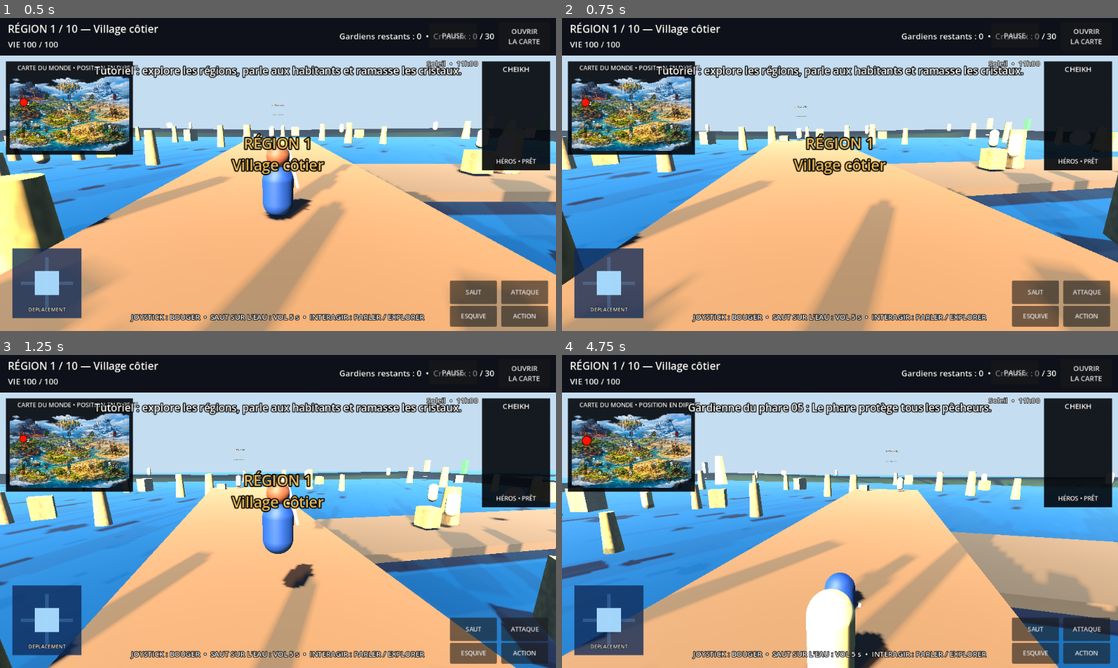
Above: before the commit, frames 1-4 (two rows, left to right).
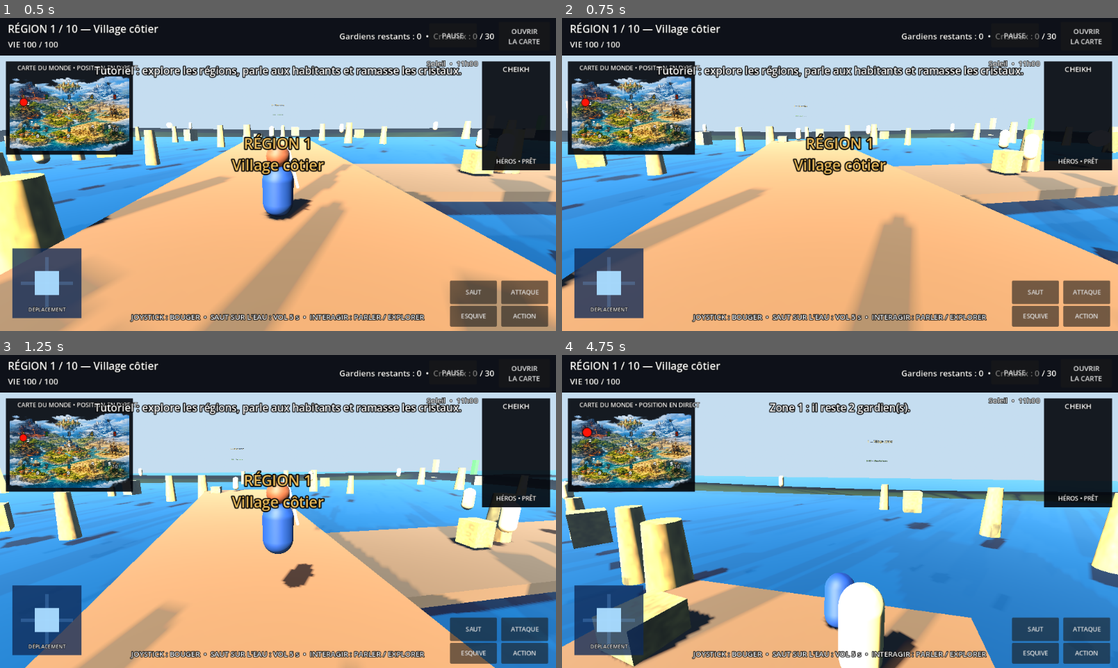
Above: after the commit, the same moments.

Repository: Chasmet/Zelda-like
Game: Godot game, scene res://scenes/main.tscn
Two runs of this game, one before a commit and one after it. Both use one fixed random seed, a clock stepped at 60 frames per second and the inputs below.
Inputs (mouse positions are in pixels of both pictures, inside the frame that each line leads up to):
- Up to frame 1 (0.5 s): no input
- Up to frame 2 (0.75 s): tap Enter at 0.5 s; move the mouse to (867, 174) at 0.52 s; hold W (move_forward) from 0.53 s (still down); hold Shift (dodge) from 0.53 s (still down); click (867, 174) at 0.67 s
- Up to frame 3 (1.25 s): keep holding W (move_forward); keep holding Shift (dodge); tap Space (jump) at 0.77 s
- Up to frame 4 (4.75 s): keep holding W (move_forward); move the mouse to (812, 511) at 1.27 s; release Shift (dodge) at 1.28 s; tap F (attack) at 1.35 s; tap Space (jump) at 1.52, 3.02, 3.77, 4.52 s; tap Shift (dodge) at 1.55, 3.05, 3.8, 4.55 s; move the mouse to (851, 505) at 2.02 s; hold Shift (dodge) 2.03-2.78 s; move the mouse to (834, 517) at 2.77 s; tap E (interact) at 2.85 s; click (834, 517) at 2.92 s; move the mouse to (878, 514) at 3.52 s; hold Ctrl (sprint) 3.53-4.28 s; move the mouse to (795, 508) at 4.27 s; tap Z at 4.35 s

Frame 1 is identical in both runs. In frame 2, 16% of the frame differs, in the area x 0-100%, y 26-100%; in frame 3, 22%; in frame 4, 41%, in the area x 0-100%, y 15-100%.

Commit message:
Préserve l'impulsion d'esquive après le relâchement du joystick

Diff:
--- a/scripts/player_water_flight.gd
+++ b/scripts/player_water_flight.gd
@@ -71,10 +71,14 @@
 
 
 func set_virtual_move(value: Vector2) -> void:
+	var was_moving: bool = virtual_move.length() > 0.08
 	super.set_virtual_move(value)
-	# Sur mobile, relâcher le joystick doit arrêter immédiatement l'impulsion
-	# horizontale. Cela évite la glissade résiduelle sur les grands terrains.
-	if virtual_move.length() <= 0.08:
+	var released_joystick: bool = was_moving and virtual_move.length() <= 0.08
+
+	# L'arrêt immédiat ne s'applique qu'au vrai passage « doigt en mouvement »
+	# vers « doigt relâché ». Les appels répétés avec Vector2.ZERO ne doivent
+	# jamais effacer une impulsion de saut, d'esquive ou de recul.
+	if released_joystick and dodge_cooldown <= 0.0 and not water_flight_active:
 		velocity.x = 0.0
 		velocity.z = 0.0
 
